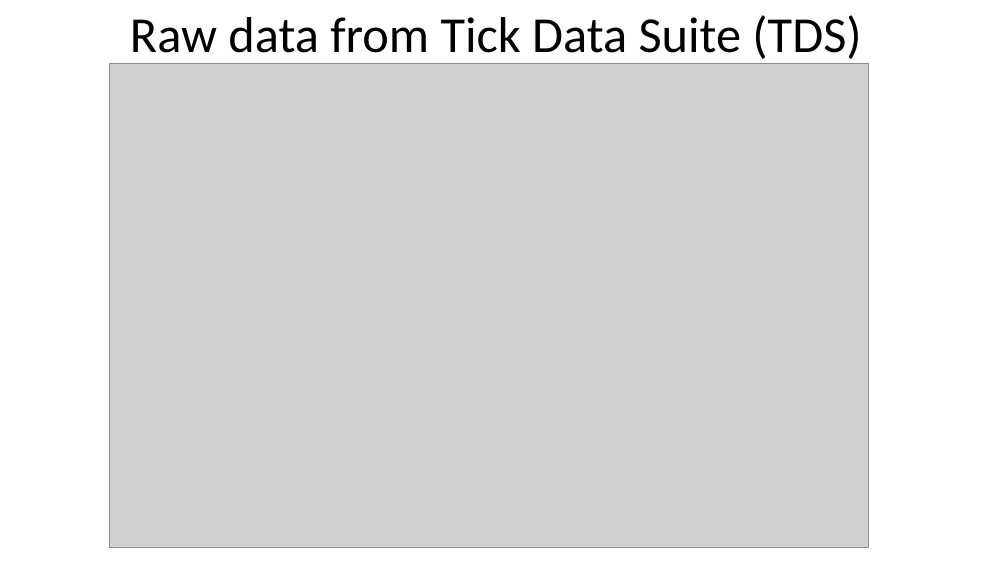
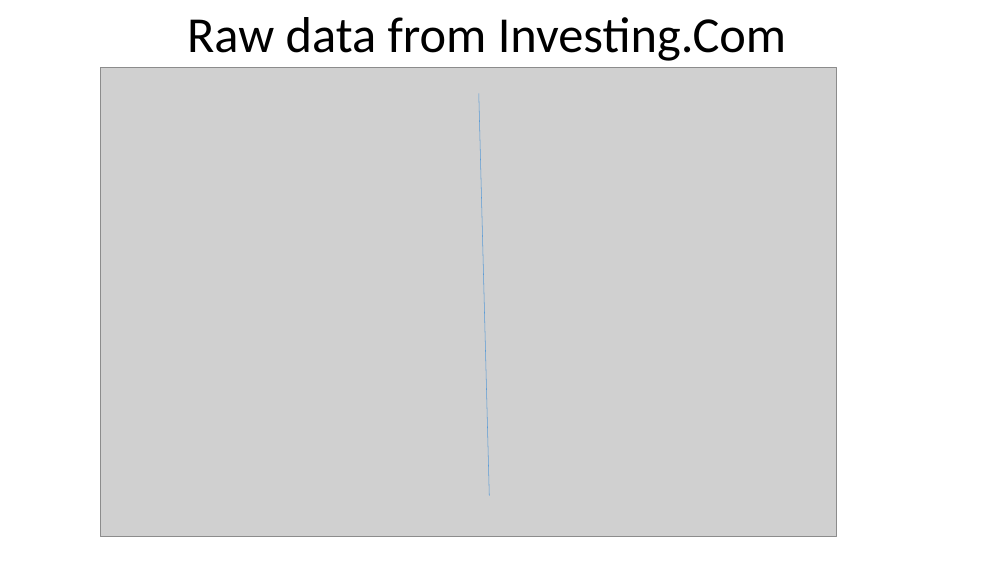
Before and after one commit to Akubue4U/PyProjects, a slide deck: slide 24 of MyBDAThesis/Akubue Simon - Thesis Presentation.pptx (slide 22 before the commit). Drawn at 1008x567 pixels with LibreOffice and Linux fonts; fonts in the diff are those of the drawing; grey boxes stand for pictures. Boxes give left, top, right and bottom in pixels: in the first picture for what was removed or moved away, otherwise in the second. Text is boxed around its words. In the diff, an @@ line names an element or a change of style, - is before the commit and + after.

```diff
--- a/MyBDAThesis/Akubue Simon - Thesis Presentation.pptx
+++ b/MyBDAThesis/Akubue Simon - Thesis Presentation.pptx
@@ text at bbox=[187, 17, 786, 61]: text changed @@
-Raw data from Tick Data Suite (TDS)
+Raw data from Investing.Com
@@ picture: place and size @@
-picture at bbox=[110, 64, 868, 548]
+picture at bbox=[101, 67, 837, 537]
@@ line added from (479, 94) to (489, 496), #5B9BD5 0.5 pt @@
```
Also in this commit, not shown: 18 other slides changed, 2 slides added, 2 other files.
